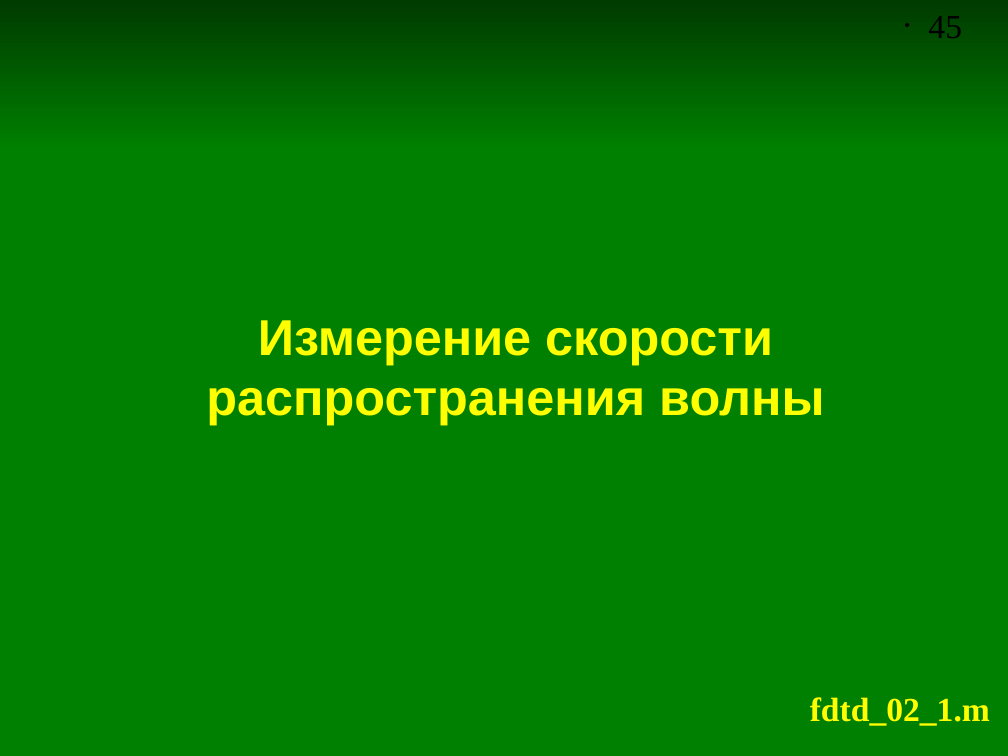
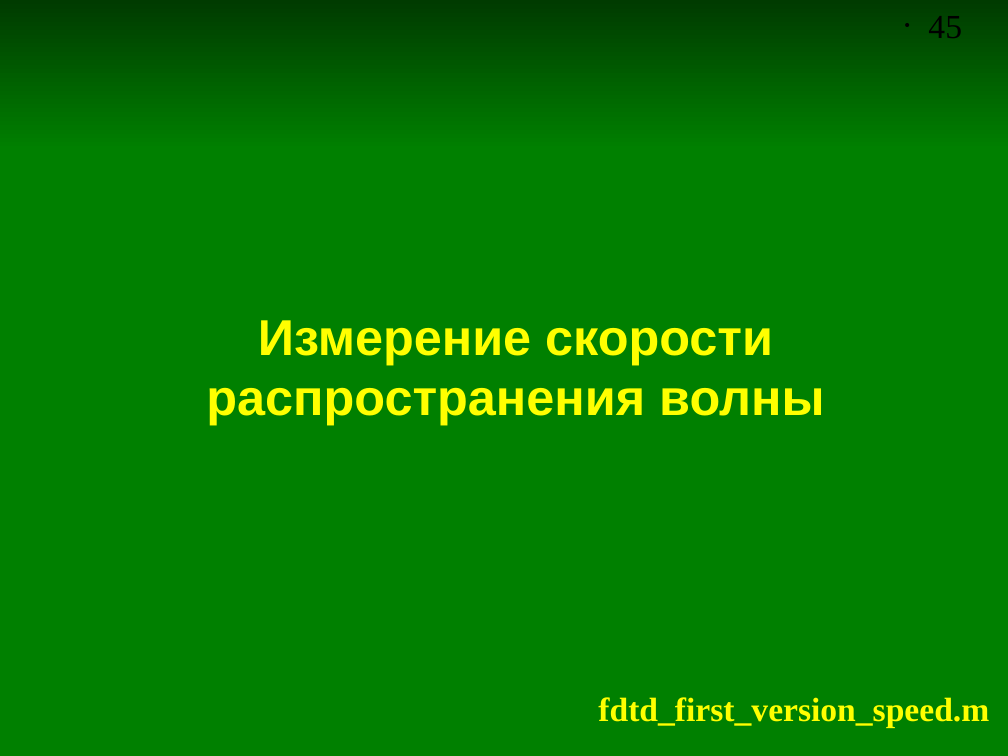
Before and after one commit to andris0147sv/modelling, a slide deck: slide 45 of presentations/2. FDTD.odp. Drawn at 1008x756 pixels with LibreOffice and Linux fonts; fonts in the diff are those of the drawing. Boxes give left, top, right and bottom in pixels: in the first picture for what was removed or moved away, otherwise in the second. Text is boxed around its words. In the diff, an @@ line names an element or a change of style, - is before the commit and + after.

```diff
--- a/presentations/2. FDTD.odp
+++ b/presentations/2. FDTD.odp
@@ text at [598,697,989,727]: text changed @@
-fdtd_02_1.m
+fdtd_first_version_speed.m
```
Also in this commit, not shown: 10 other slides changed, 4 slides added, 1 slide removed, 9 other files.
